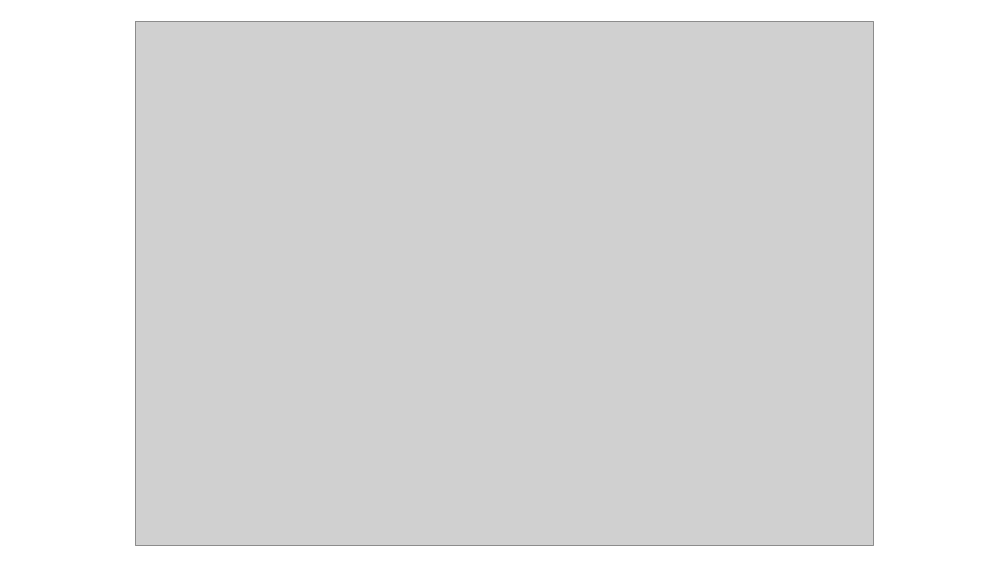
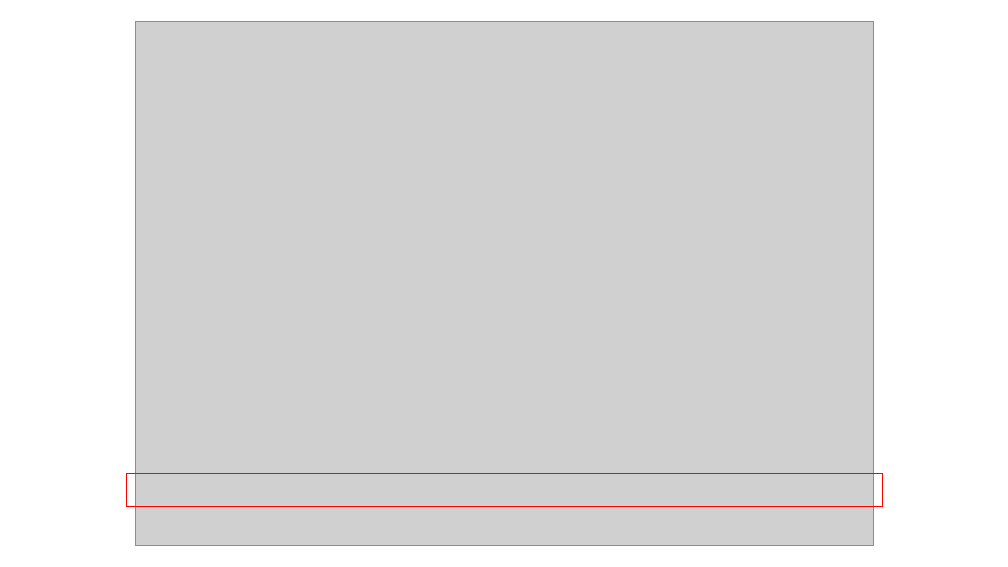
Before and after one commit to parkjan4/SPRO_project, a slide deck: slide 9 of preliminary_results.pptx. Drawn at 1008x567 pixels with LibreOffice and Linux fonts; fonts in the diff are those of the drawing; grey boxes stand for pictures. Boxes give left, top, right and bottom in pixels: in the first picture for what was removed or moved away, otherwise in the second. Text is boxed around its words. In the diff, an @@ line names an element or a change of style, - is before the commit and + after.

```diff
--- a/preliminary_results.pptx
+++ b/preliminary_results.pptx
@@ rectangle added at box(126, 473, 882, 507), outline #FF0000 1 pt @@
```
Also in this commit, not shown: 2 other slides changed, 2 other files.
